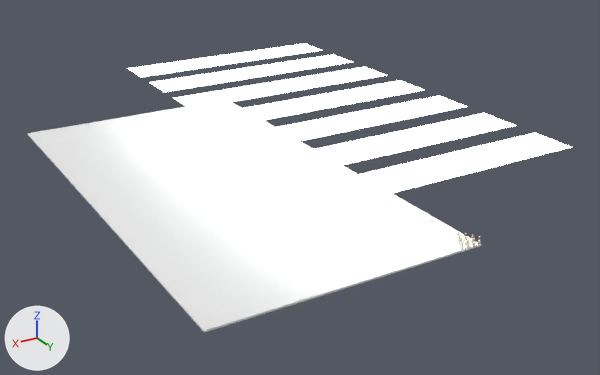
What one commit did to the Blender file 1-modelling/bowling lane.blend.
One viewpoint serves both versions: a 50 mm lens placed at (71.7, 77.1, 52.0), pointed at (6.9, -30.9, -2.0). Every picture has the same lights, and +X, +Y and +Z are marked at lower left.
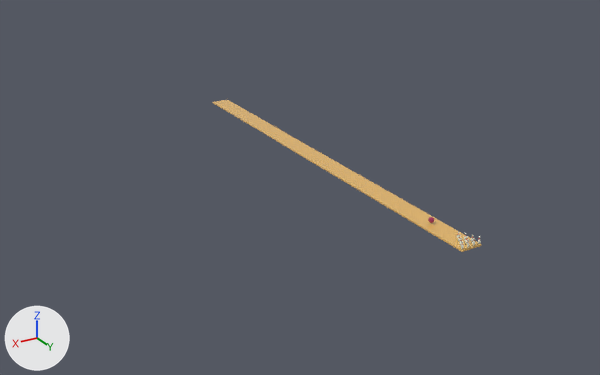
The change, as a diff of the scene's bpy script:
```diff
--- a/1-modelling/bowling lane.blend.py
+++ b/1-modelling/bowling lane.blend.py
@@ mat_bowling_lane @@
+mat_bowling_lane = principled_material('Bowling Lane')
+mat_bowling_lane.base_color = (0.8, 0.478, 0.133)  # orange #e7b866
+mat_bowling_lane.roughness = 0.1
+mat_bowling_lane.coat_weight = 0.25
@@ me_cube @@
 me_cube.from_pydata(...)  # 28 vertices, 26 faces; spans x -1.0..1.0, y -8.2..0.31, z -2.0..0.5
+me_cube.materials.append(mat_bowling_lane)  # orange #e7b866
@@ ob_plane @@
 _m = ob_plane.modifiers.new('Array', 'ARRAY')
 _m.relative_offset_displace = (0.0, -1.5, 0.0)
+ob_plane.hide_viewport = True
@@ ob_cube @@
 ob_cube.scale = (1.73, 9.14, 0.1)
-_m = ob_cube.modifiers.new('Array', 'ARRAY')
-_m.count = 12
-_m.constant_offset_displace = (0.0, 0.0, 0.0)
```

Pixel boxes (x1, y1, x2, y2) of what changed, in the pictures (600 x 375 px):
'Cube', recoloured, modifiers changed (41% narrower, 34% shorter): before (27, 102, 481, 332); after (212, 100, 481, 252)
'Plane', hidden: before (127, 43, 572, 206)
